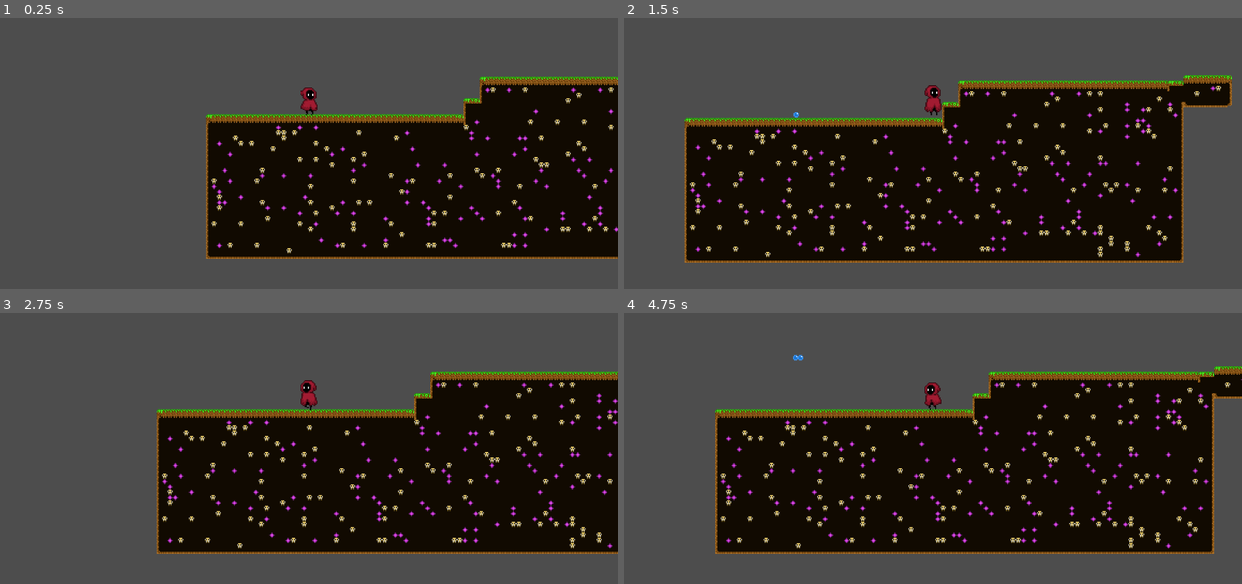
Above: before the commit, frames 1-4 (two rows, left to right).
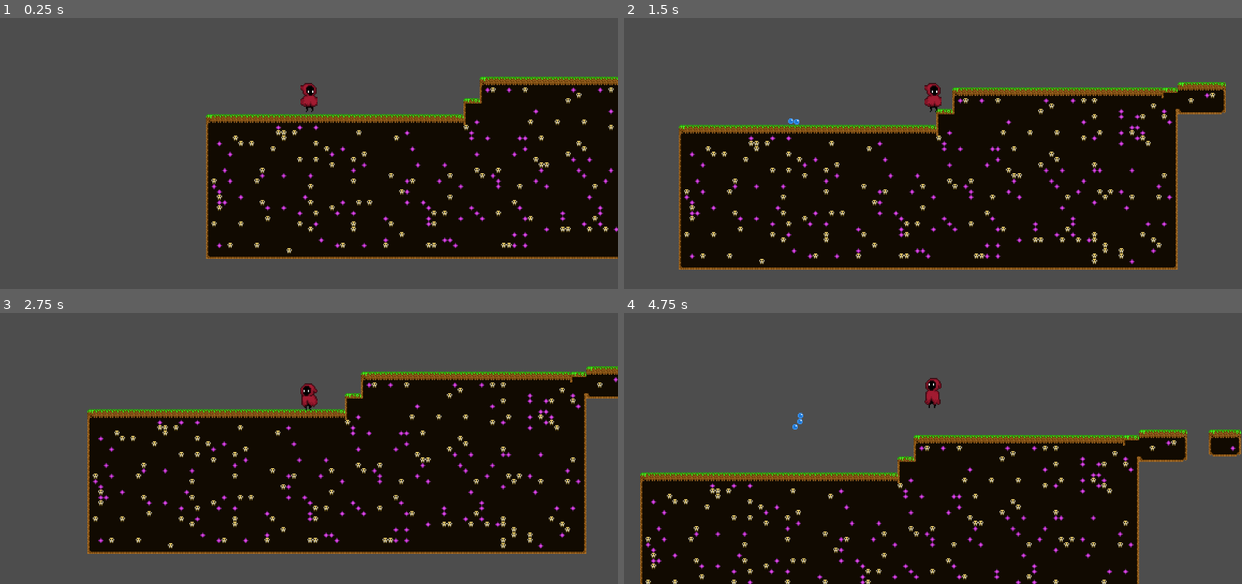
Above: after the commit, the same moments.

Repository: mehanix/bubblemancer
Game: Godot game, scene res://Scenes/Joc1.tscn
Same seed, same stepped clock (60 frames per second), same inputs: the game is played once before the commit and once after it.
Inputs (mouse positions are in pixels of both pictures, inside the frame that each line leads up to):
- Up to frame 1 (0.25 s): no input
- Up to frame 2 (1.5 s): move the mouse to (1068, 96) at 0.52 s; hold D (MoveRight) from 0.53 s (still down); tap Space (Jump) at 0.6, 0.77, 1.07 s; move the mouse to (809, 131) at 1.27 s; click (809, 131) at 1.35 s
- Up to frame 3 (2.75 s): tap Space (Jump) at 1.52, 1.55, 1.82, 2.1 s; move the mouse to (370, 334) at 2.02 s; release D (MoveRight) at 2.03 s; hold A (MoveLeft) from 2.03 s (still down)
- Up to frame 4 (4.75 s): move the mouse to (902, 481) at 2.77 s; release A (MoveLeft) at 2.78 s; hold D (MoveRight) 2.78-4.28 s; click (902, 481) at 2.85 s; tap Space (Jump) at 3.02, 3.05, 3.32, 3.6, 3.77, 4.07, 4.52, 4.55 s; move the mouse to (1118, 462) at 3.52 s; move the mouse to (747, 359) at 4.27 s; hold A (MoveLeft) from 4.28 s (still down); click (747, 359) at 4.35 s

The runs differ from the first frame. In frame 1, 0.2% of the frame differs, in the area x 48-52%, y 23-36%; in frame 2, 15%; in frame 3, 17%; in frame 4, 41%, in the area x 2-100%, y 15-100%.

Commit message:
Movement 2.0

Diff:
--- a/bubblejam/Scenes/Player2.tscn
+++ b/bubblejam/Scenes/Player2.tscn
@@ -51,22 +51,6 @@
 atlas = ExtResource("2_cbmg6")
 region = Rect2(135, 160, 16, 32)
 
-[sub_resource type="AtlasTexture" id="AtlasTexture_jhy61"]
-atlas = ExtResource("2_cbmg6")
-region = Rect2(167, 160, 16, 32)
-
-[sub_resource type="AtlasTexture" id="AtlasTexture_6xqug"]
-atlas = ExtResource("2_cbmg6")
-region = Rect2(199, 160, 16, 32)
-
-[sub_resource type="AtlasTexture" id="AtlasTexture_6fvfd"]
-atlas = ExtResource("2_cbmg6")
-region = Rect2(231, 160, 16, 32)
-
-[sub_resource type="AtlasTexture" id="AtlasTexture_en83h"]
-atlas = ExtResource("2_cbmg6")
-region = Rect2(7, 160, 16, 32)
-
 [sub_resource type="AtlasTexture" id="AtlasTexture_vjfg8"]
 atlas = ExtResource("2_cbmg6")
 region = Rect2(7, 160, 16, 32)
@@ -160,20 +144,8 @@
 "frames": [{
 "duration": 1.0,
 "texture": SubResource("AtlasTexture_xs5uf")
-}, {
-"duration": 1.0,
-"texture": SubResource("AtlasTexture_jhy61")
-}, {
-"duration": 1.0,
-"texture": SubResource("AtlasTexture_6xqug")
-}, {
-"duration": 1.0,
-"texture": SubResource("AtlasTexture_6fvfd")
-}, {
-"duration": 1.0,
-"texture": SubResource("AtlasTexture_en83h")
-}],
-"loop": false,
+}],
+"loop": true,
 "name": &"JumpFall",
 "speed": 10.0
 }, {
@@ -237,6 +209,7 @@
 sprite_frames = SubResource("SpriteFrames_jy07k")
 animation = &"JumpFall"
 autoplay = "Idle"
+frame_progress = 0.791649
 
 [node name="Camera2D" type="Camera2D" parent="."]
 rotation = -1.54749
--- a/bubblejam/Scripts/player.gd
+++ b/bubblejam/Scripts/player.gd
@@ -1,47 +1,51 @@
 extends CharacterBody2D
 
-
-const SPEED = 150.0
-const JUMP_VELOCITY = -200.0
+@export_category("Movement")
+@export var SPEED : int = 150.0
+@export var JUMP_FORCE : int = 200.0
+@export var Gravity : int = 900
+var Jump_Available: bool = false
 @onready var animated_sprite_2d: AnimatedSprite2D = $AnimatedSprite2D
-
-
-func _physics_process(delta: float) -> void:
-	# Add the gravity.
-	if not is_on_floor():
-		velocity += get_gravity() * delta
-		animated_sprite_2d.play("JumpFall")
 
 
 
 
+func _physics_process(delta):
+	var direction = Input.get_axis("MoveLeft", "MoveRight")
 
-	# Get the input direction and handle the movement/deceleration.
-	# As good practice, you should replace UI actions with custom gameplay actions.
-	var direction := Input.get_axis("MoveLeft", "MoveRight")
+	#Movement
 
-	#Flip Sprite
-	if direction > 0:
-		animated_sprite_2d.flip_h = false
-	elif direction <0:
+	if direction:
+		velocity.x = direction * SPEED
+		if is_on_floor():
+			animated_sprite_2d.play("Run")
+
+		#Flip Sprite
+		if direction == 1:
+			animated_sprite_2d.flip_h = false
+		elif direction == -1:
 			animated_sprite_2d.flip_h = true
 
-	if is_on_floor():
-		if direction == 0:
+
+	else:
+		velocity.x = 0
+		if is_on_floor():
 			animated_sprite_2d.play("Idle")
-		else:
-			animated_sprite_2d.play("Run")
 
+	#Gravity
 
-	#Movment
-	if direction:
-		velocity.x = direction * SPEED
+	if not is_on_floor():
+		velocity.y += Gravity*delta
+		if velocity.y > 0 :
+			animated_sprite_2d.play ("JumpFall")
 	else:
-		velocity.x = move_toward(velocity.x, 0, SPEED)
+		Jump_Available = true
 
-		# Handle jump.
-	if Input.is_action_just_pressed("Jump") and is_on_floor():
-		velocity.y = JUMP_VELOCITY
+	#Jump
+
+	if Input.is_action_just_pressed("Jump") and Jump_Available:
+		velocity.y -= JUMP_FORCE
+		Jump_Available = false
 		animated_sprite_2d.play("JumpStart")
 
 	move_and_slide()
Not shown: 1 places in bubblejam/Scenes/Player2.tscn that only renumber resources
